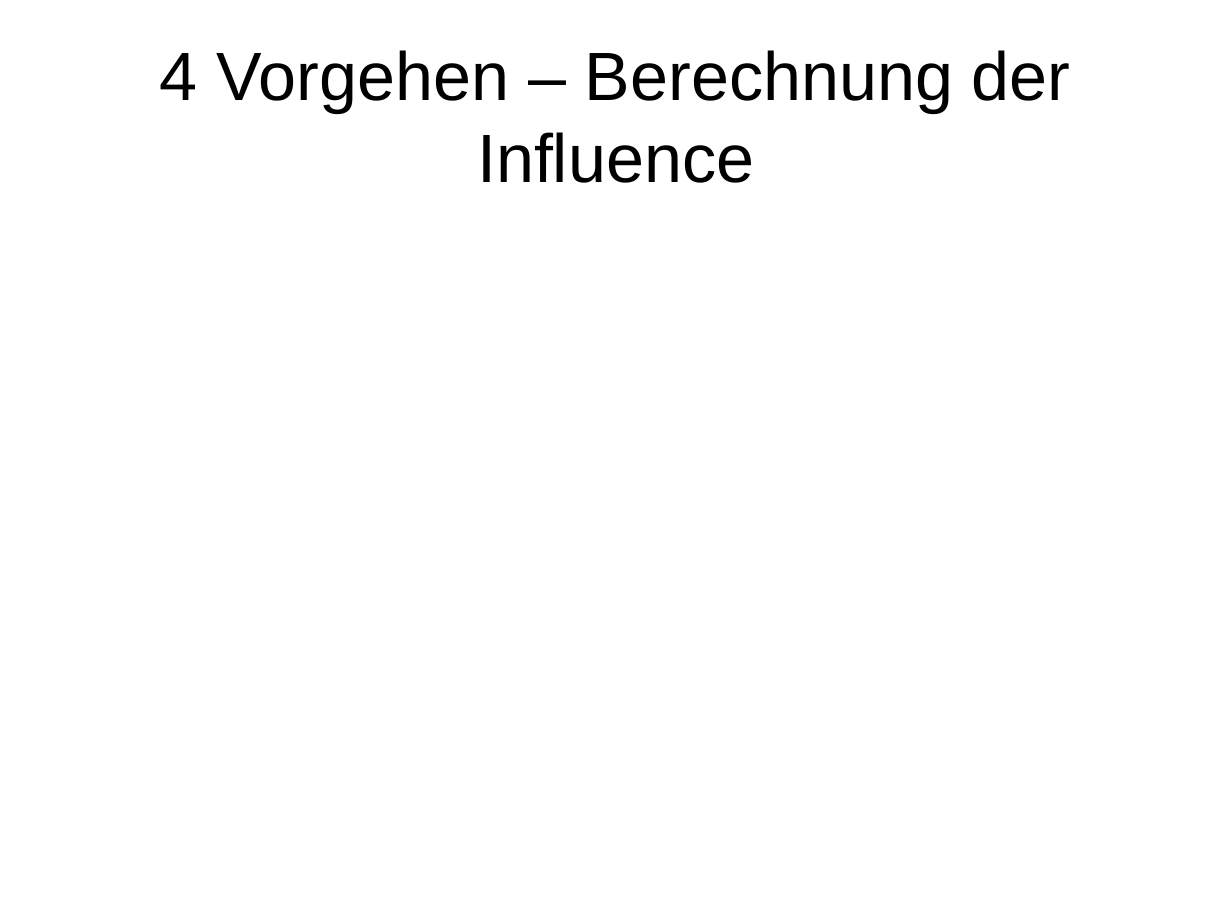
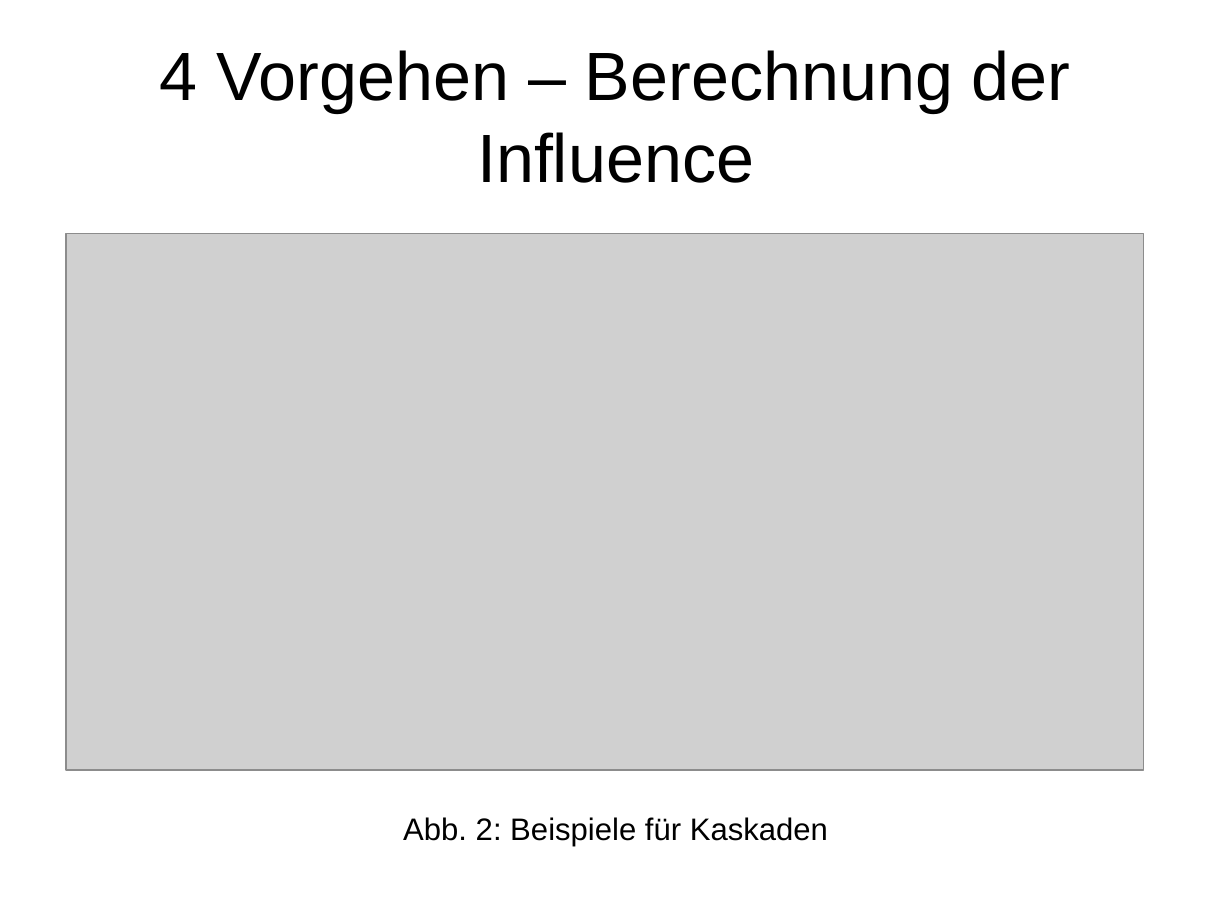
Before and after one commit to EKupfer/hello-world, a slide deck: slide 9 of CompAdv Vortrag.odp (slide 7 before the commit). Drawn at 1232x924 pixels with LibreOffice and Linux fonts; fonts in the diff are those of the drawing; grey boxes stand for pictures. Boxes give left, top, right and bottom in pixels: in the first picture for what was removed or moved away, otherwise in the second. Text is boxed around its words. In the diff, an @@ line names an element or a change of style, - is before the commit and + after.

```diff
--- a/CompAdv Vortrag.odp
+++ b/CompAdv Vortrag.odp
@@ picture added at (66,234,1145,770) @@
@@ text added at (403,817,828,846), 20 pt, text #000000 @@
+Abb. 2: Beispiele für Kaskaden
```
Also in this commit, not shown: 4 other slides changed, 11 slides added, 3 slides removed.
